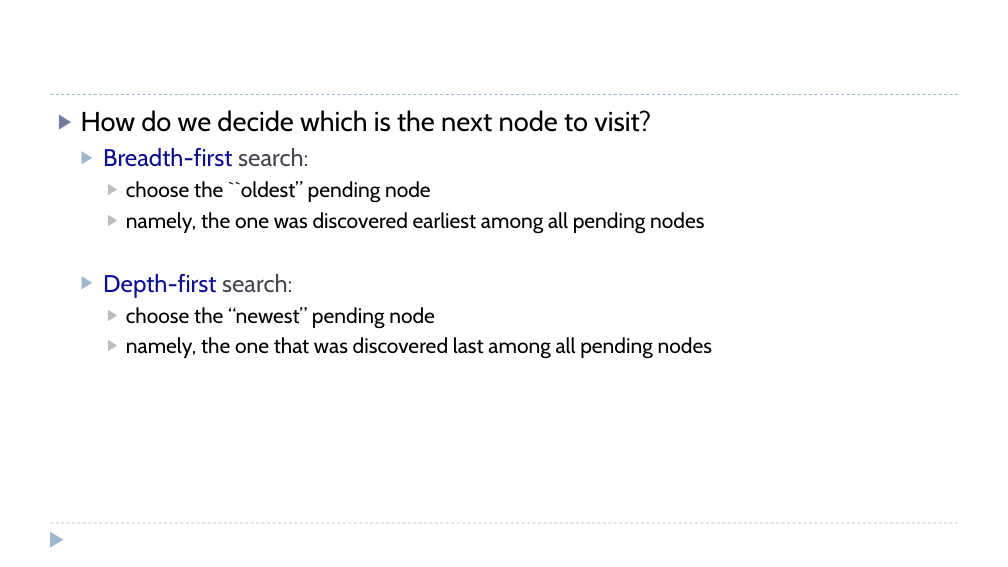
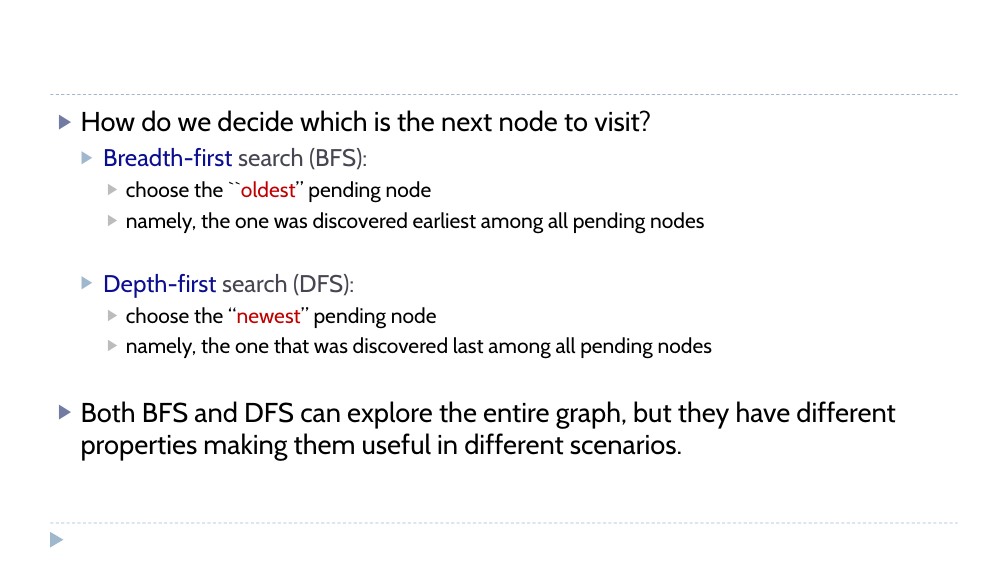
Before and after one commit to dsc-courses/dsc40b-2025-wi, a slide deck: slide 4 of materials/lectures/11-bfs-pt_I/slides.pptx. Drawn at 1008x567 pixels with LibreOffice and Linux fonts; fonts in the diff are those of the drawing. Boxes give left, top, right and bottom in pixels: in the first picture for what was removed or moved away, otherwise in the second. Text is boxed around its words. In the diff, an @@ line names an element or a change of style, - is before the commit and + after.

```diff
--- a/materials/lectures/11-bfs-pt_I/slides.pptx
+++ b/materials/lectures/11-bfs-pt_I/slides.pptx
@@ text at [103, 148, 367, 170]: text changed @@
-  ▶ Breadth-first search:
+  ▶ Breadth-first search (BFS):
@@ text at [126, 181, 437, 329]: text colour #000000 to #C00000 in "``oldest”", "“newest”" @@
@@ text at [103, 274, 354, 298]: text changed; text colour #0B0E8F to #464653 @@
-  ▶ Depth-first search:
+  ▶ Depth-first search (DFS):
@@ text at [81, 401, 895, 460]: paragraph added @@
+▶ Both BFS and DFS can explore the entire graph, but they have different properties making them useful in different scenarios.
```
Also in this commit, not shown: 1 other slide changed, 8 slides added, 22 other files.
